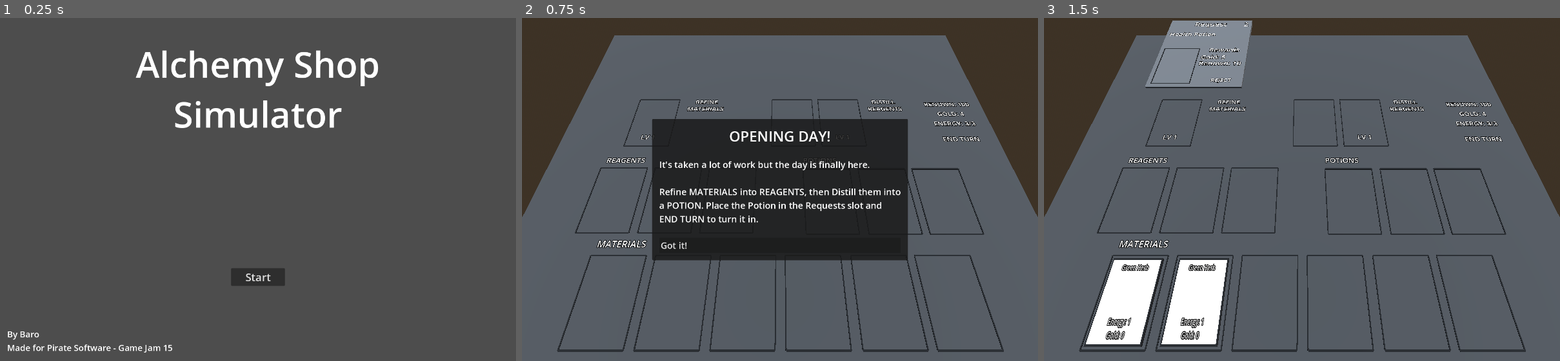
Above: before the commit, frames 1-3 (left to right).
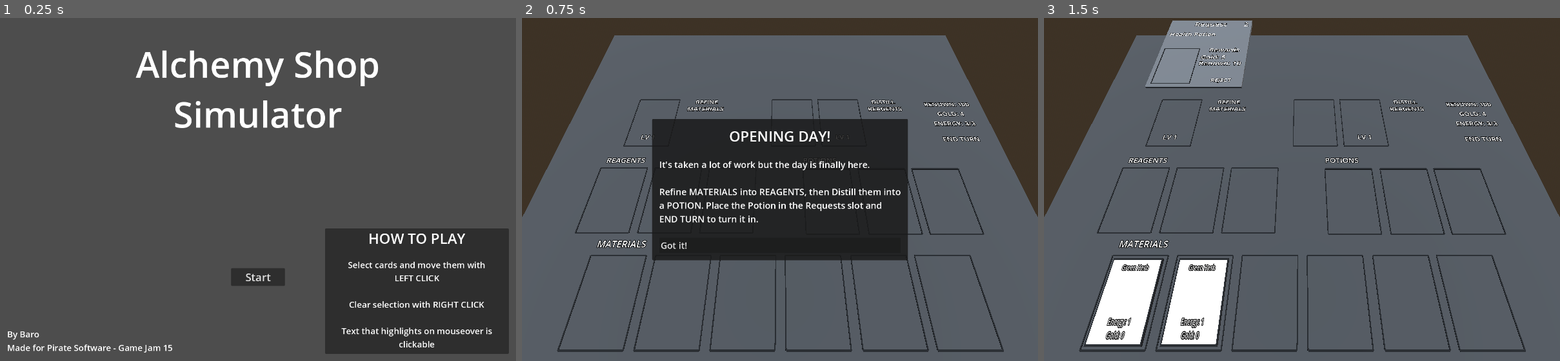
Above: after the commit, the same moments.

Repository: Barodas/game-jam-pirate-software-15
Game: Godot game, scene res://scenes/start_menu.tscn
The game is run twice, just before and just after one commit, with the same random seed, the same clock (stepped at 60 frames per second) and the same inputs.
Inputs:
- Up to frame 1 (0.25 s): no input
- Up to frame 2 (0.75 s): click "Start" at 0.5 s
- Up to frame 3 (1.5 s): click "Got it!" at 1.25 s

The runs differ from the first frame. In frame 1, 13% of the frame differs, in the area x 63-99%, y 61-98%; in frame 2, less than 0.1%; in frame 3, less than 0.1%.

Commit message:
Added How to Play section to title screen

Diff:
--- a/scenes/start_menu.tscn
+++ b/scenes/start_menu.tscn
@@ -56,6 +56,52 @@
 theme_override_font_sizes/font_size = 24
 text = "Made for Pirate Software - Game Jam 15"
 
+[node name="HowToPlay" type="MarginContainer" parent="."]
+layout_mode = 1
+anchors_preset = 3
+anchor_left = 1.0
+anchor_top = 1.0
+anchor_right = 1.0
+anchor_bottom = 1.0
+offset_left = -533.0
+offset_top = -113.0
+grow_horizontal = 0
+grow_vertical = 0
+theme_override_constants/margin_right = 20
+theme_override_constants/margin_bottom = 20
+
+[node name="Panel" type="Panel" parent="HowToPlay"]
+layout_mode = 2
+
+[node name="VBoxContainer" type="VBoxContainer" parent="HowToPlay"]
+layout_mode = 2
+theme_override_constants/separation = 20
+
+[node name="Title" type="Label" parent="HowToPlay/VBoxContainer"]
+layout_mode = 2
+theme_override_font_sizes/font_size = 40
+text = "HOW TO PLAY"
+horizontal_alignment = 1
+
+[node name="MarginContainer" type="MarginContainer" parent="HowToPlay/VBoxContainer"]
+layout_mode = 2
+theme_override_constants/margin_left = 10
+theme_override_constants/margin_top = 10
+theme_override_constants/margin_right = 10
+theme_override_constants/margin_bottom = 10
+
+[node name="Info" type="Label" parent="HowToPlay/VBoxContainer/MarginContainer"]
+layout_mode = 2
+theme_override_font_sizes/font_size = 24
+text = "Select cards and move them with
+LEFT CLICK
+
+Clear selection with RIGHT CLICK
+
+Text that highlights on mouseover is
+clickable"
+horizontal_alignment = 1
+
 [node name="Buttons" type="MarginContainer" parent="."]
 layout_mode = 1
 anchors_preset = 7
